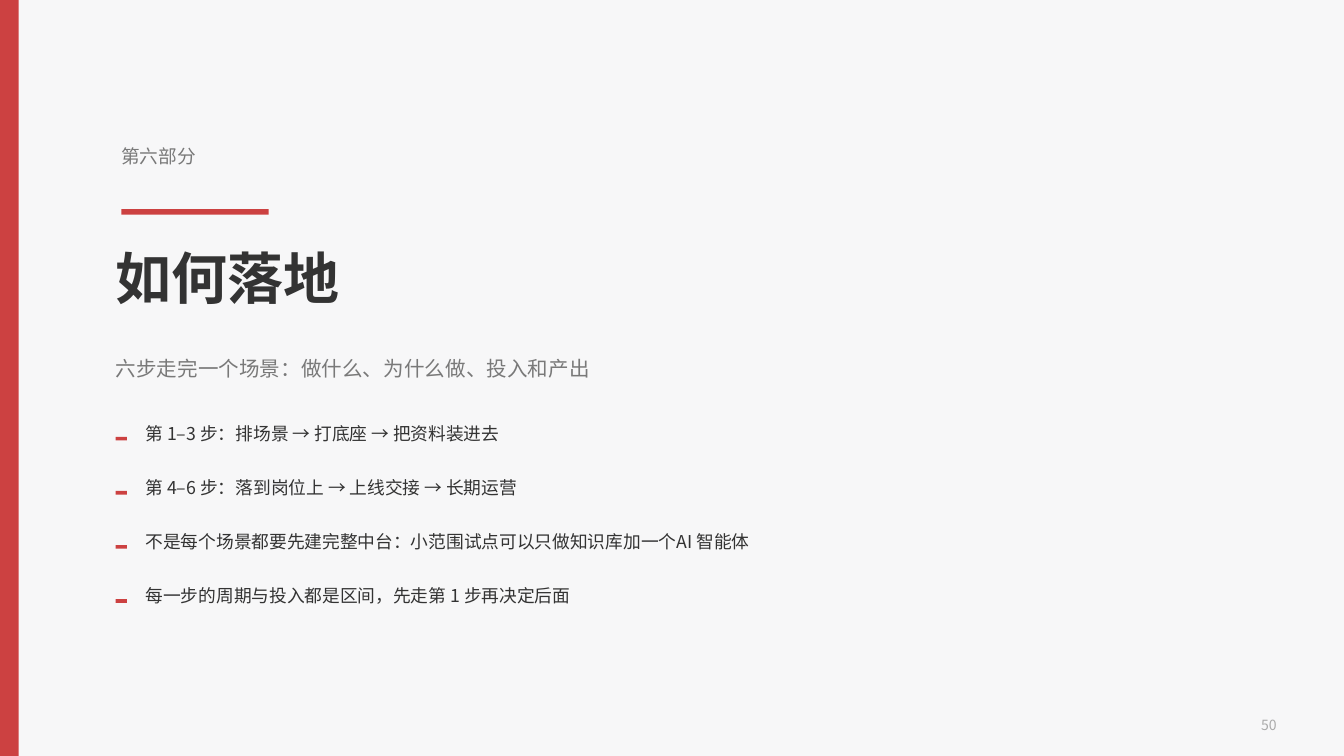
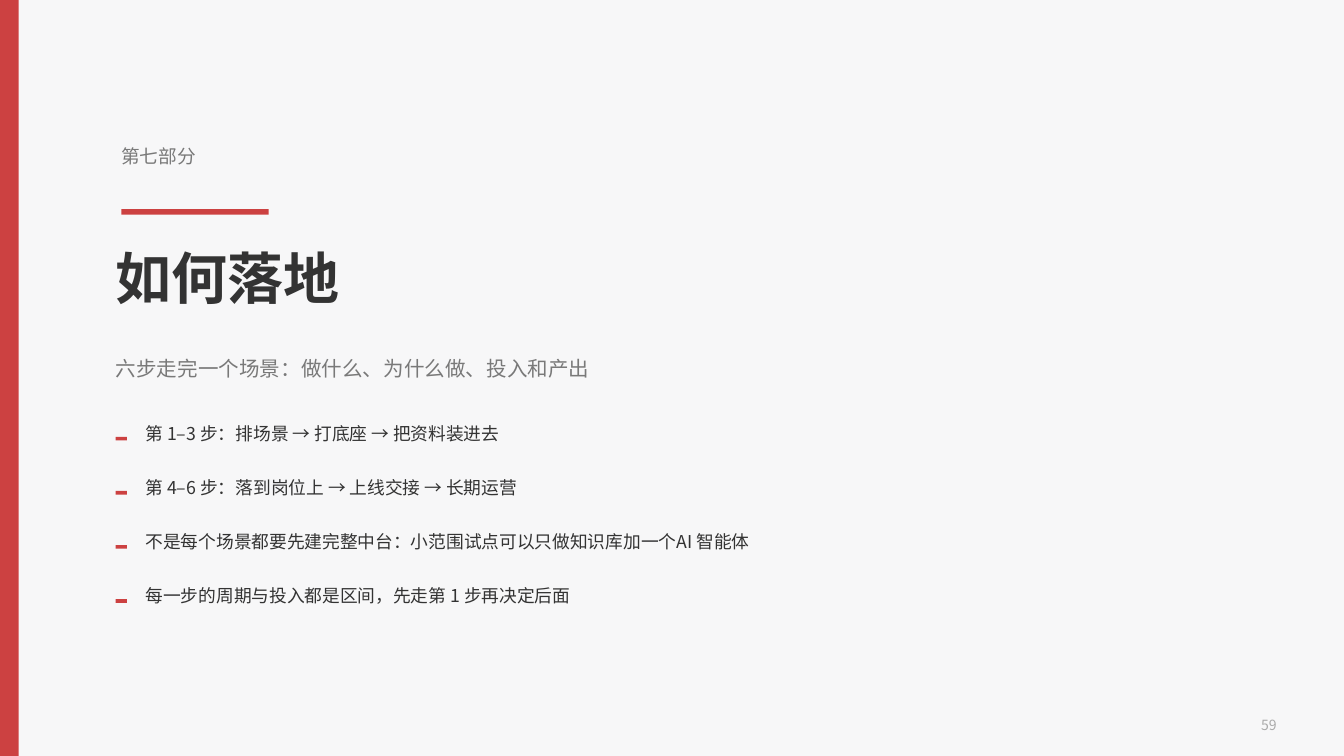
Before and after one commit to hveraus/ssw-business, a slide deck: slide 59 of SSW AI 业务_v2/SSW AI 业务_v3.pptx (slide 50 before the commit). Drawn at 1344x756 pixels with LibreOffice and Linux fonts; fonts in the diff are those of the drawing. Boxes give left, top, right and bottom in pixels: in the first picture for what was removed or moved away, otherwise in the second. Text is boxed around its words. In the diff, an @@ line names an element or a change of style, - is before the commit and + after.

```diff
--- a/SSW AI 业务_v2/SSW AI 业务_v3.pptx
+++ b/SSW AI 业务_v2/SSW AI 业务_v3.pptx
@@ text at [121, 147, 195, 165]: text changed @@
-第六部分
+第七部分
```
Also in this commit, not shown: 25 other slides changed, 2 other files.
